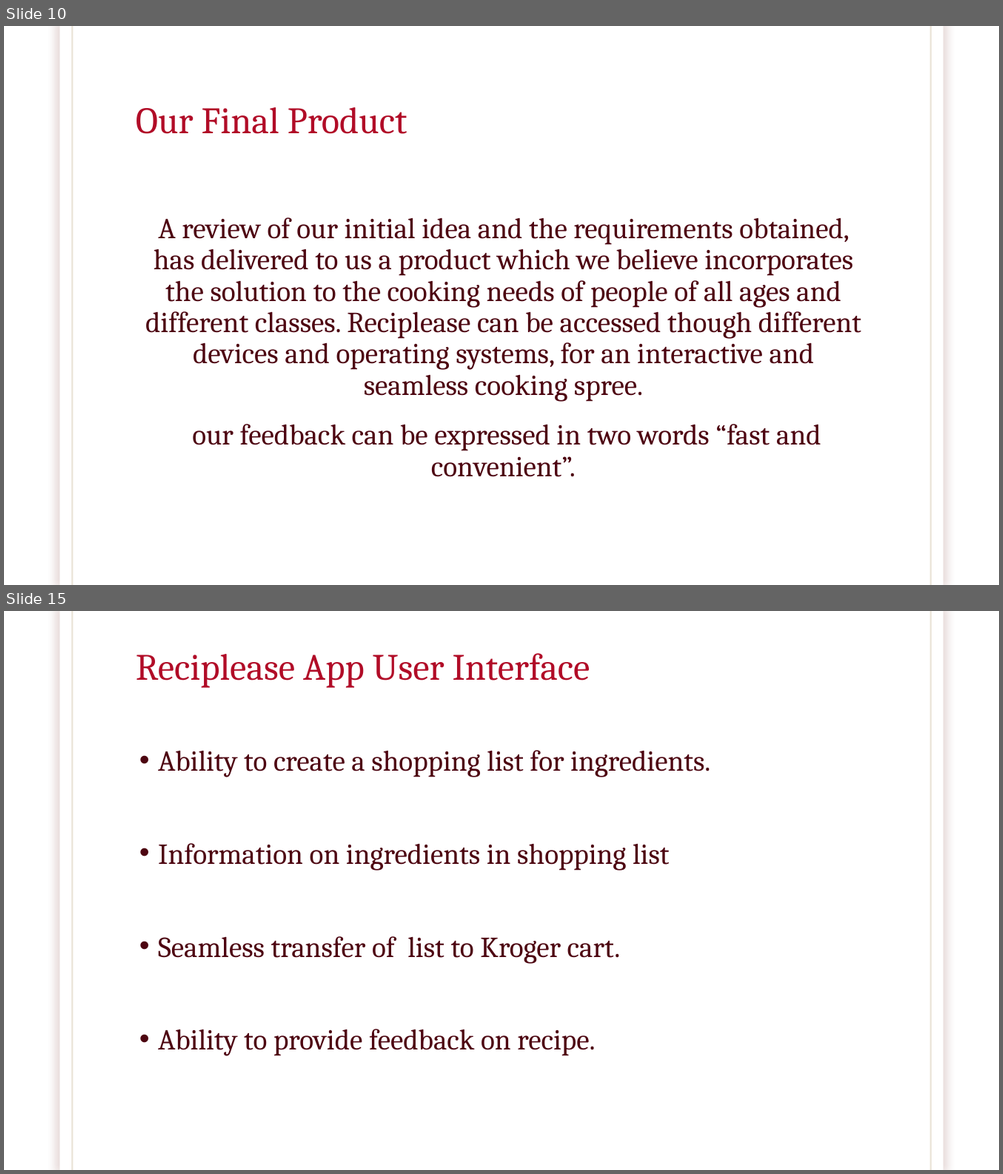
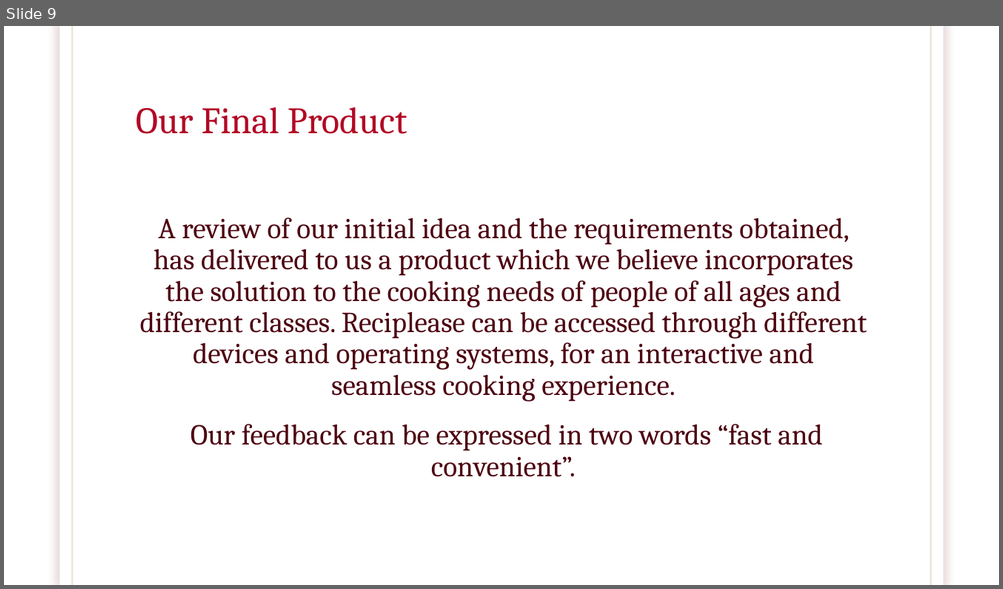
Before and after one commit to brawer88/NewRepo---Capstone, a slide deck: RECIPLEASE.pptx. Shown one above the other, each under a label of ours: slides 10 and 15 before the commit, slide 9 after it; the slides between them are not shown. The pictures are 1003x1174 and 1003x589 pixels, drawn with LibreOffice and Linux fonts; fonts in the diff are those of the drawing; background and template pictures are left out. Boxes give left, top, right and bottom in pixels: in the first picture for what was removed or moved away, otherwise in the second. Text is boxed around its words. In the diff, an @@ line names an element or a change of style, - is before the commit and + after.

Commit message:
dbReciplease update

```diff
--- a/RECIPLEASE.pptx
+++ b/RECIPLEASE.pptx
@@ slide 15 removed at <box>4,611,999,1170</box>, background picture (left out); not listed: 3 template elements that a slide beside it also shows @@
@@ title removed at <box>136,653,590,688</box> @@
-Reciplease App User Interface
@@ text removed at <box>158,750,710,1056</box> @@
-• Ability to create a shopping list for ingredients.
-• Information on ingredients in shopping list
-• Seamless transfer of list to Kroger cart.
-• Ability to provide feedback on recipe.
@@ what was slide 10 is now slide 9 @@
@@ slide 9 changed as well @@
@@ rectangle at <box>60,26,942,585</box>: shadow changed @@
@@ text at <box>140,218,866,477</box>: text changed @@
-A review of our initial idea and the requirements obtained, has delivered to us a product which we believe incorporates the solution to the cooking needs of people of all ages and different classes. Reciplease can be accessed though different devices and operating systems, for an interactive and seamless cooking spree.
-our feedback can be expressed in two words “fast and convenient”.
+A review of our initial idea and the requirements obtained, has delivered to us a product which we believe incorporates the solution to the cooking needs of people of all ages and different classes. Reciplease can be accessed through different devices and operating systems, for an interactive and seamless cooking experience.
+Our feedback can be expressed in two words “fast and convenient”.
```
Also in this commit, not shown: 12 other slides changed, 1 slide added, 8 other slides removed, 2 other files.
